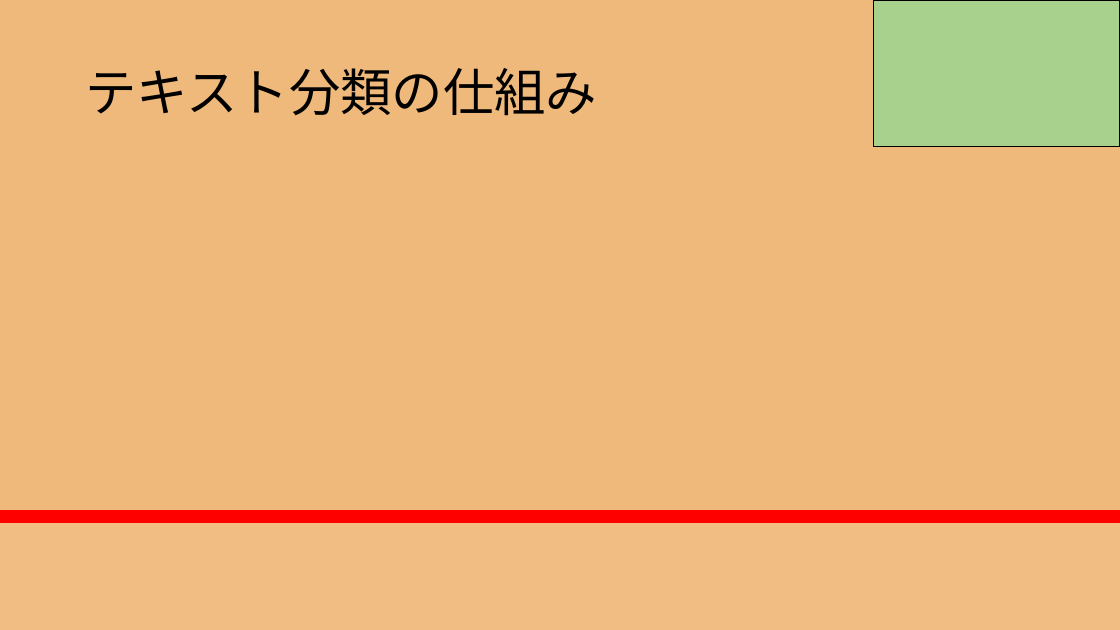
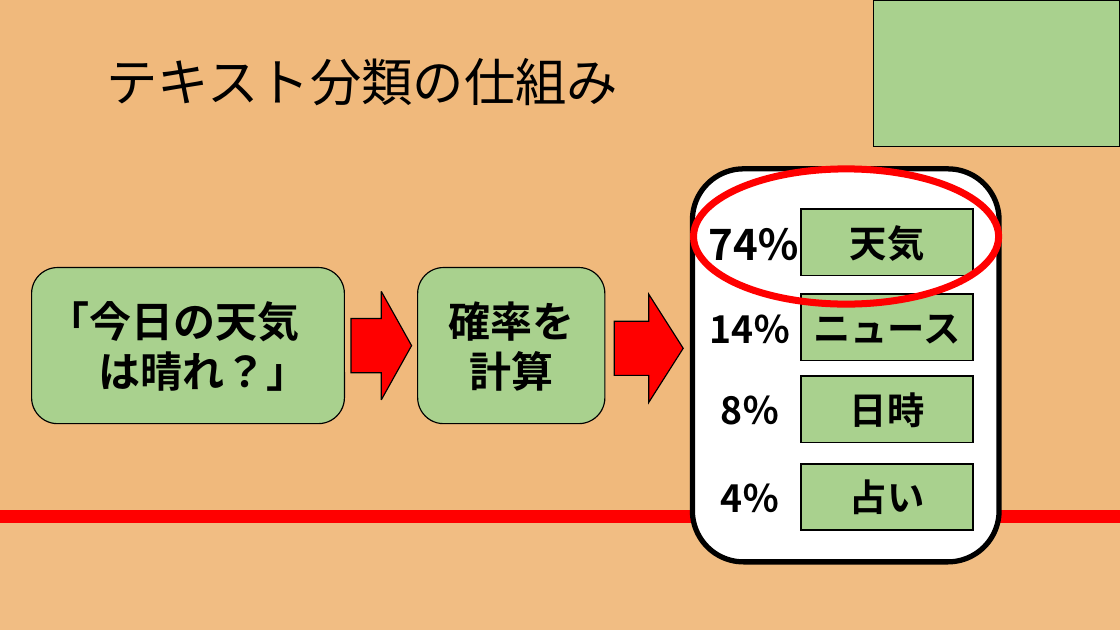
Before and after one commit to RikiishiSuzunosuke/AIspeaker_yosie, a slide deck: slide 17 of presentation/AIスピーカー開発_3_main.pptx. Drawn at 1120x630 pixels with LibreOffice and Linux fonts; fonts in the diff are those of the drawing. Boxes give left, top, right and bottom in pixels: in the first picture for what was removed or moved away, otherwise in the second. Text is boxed around its words. In the diff, an @@ line names an element or a change of style, - is before the commit and + after.

Commit message:
ppt update

```diff
--- a/presentation/AIスピーカー開発_3_main.pptx
+++ b/presentation/AIスピーカー開発_3_main.pptx
@@ title "テキスト分類の仕組み": place and size @@
-title "テキスト分類の仕組み" at [85,68,597,116]
+title "テキスト分類の仕組み" at [106,58,618,106]
@@ rounded rectangle added at [692,169,999,562], fill #FFFFFF, outline #000000 4.5 pt @@
@@ ellipse added at [694,169,999,304], outline #FF0000 6 pt @@
@@ rectangle added at [802,209,973,276], fill #A9D18E, outline #000000 1.5 pt, 32 pt, text #000000, bold @@
+天気
@@ text added at [708,228,800,271], 36 pt, text #000000, bold @@
+74％
@@ rounded rectangle added at [32,268,344,424], fill #A9D18E, outline #000000 1 pt, 36 pt, text #000000, bold @@
+「今日の天気
+は晴れ？」
@@ rounded rectangle added at [418,268,605,424], fill #A9D18E, outline #000000 1 pt, 36 pt, text #000000, bold @@
+確率を計算
@@ right arrow added at [351,292,412,400], fill #FF0000, outline #000000 1 pt @@
@@ right arrow added at [614,294,683,402], fill #FF0000, outline #000000 1 pt @@
@@ rectangle added at [802,294,973,360], fill #A9D18E, outline #000000 1.5 pt, 32 pt, text #000000, bold @@
+ニュース
@@ text added at [709,314,790,344], 32 pt, text #000000, bold @@
+14％
@@ rectangle added at [802,376,973,443], fill #A9D18E, outline #000000 1.5 pt, 32 pt, text #000000, bold @@
+日時
@@ text added at [720,395,779,425], 32 pt, text #000000, bold @@
+8％
@@ rectangle added at [802,464,973,530], fill #A9D18E, outline #000000 1.5 pt, 32 pt, text #000000, bold @@
+占い
@@ text added at [720,483,779,513], 32 pt, text #000000, bold @@
+4％
```
Also in this commit, not shown: 6 other slides changed, 5 slides added, 2 other files.
